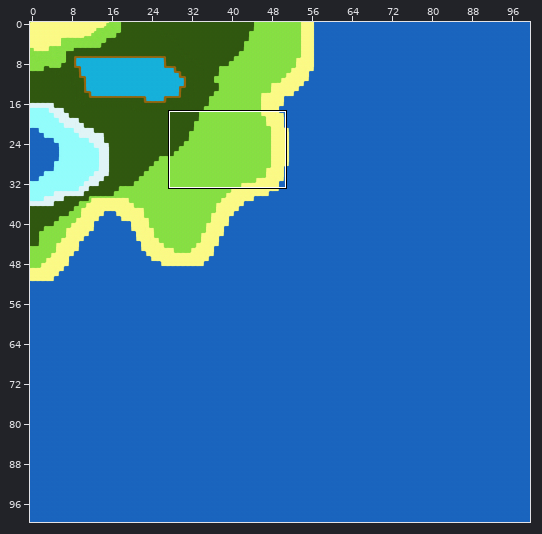
Tiled map: res/worlds/azureal_island.tmx. The picture above shows the old version from afar; the outline marks the close-up.
Close-up. As it was:
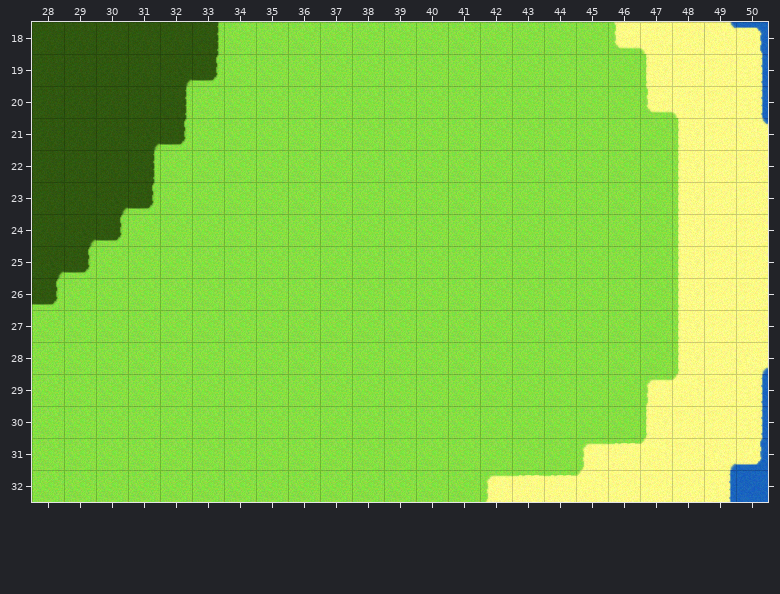
Cells are 32x32 px. Shown: x 28..50, y 18..32.
The result:
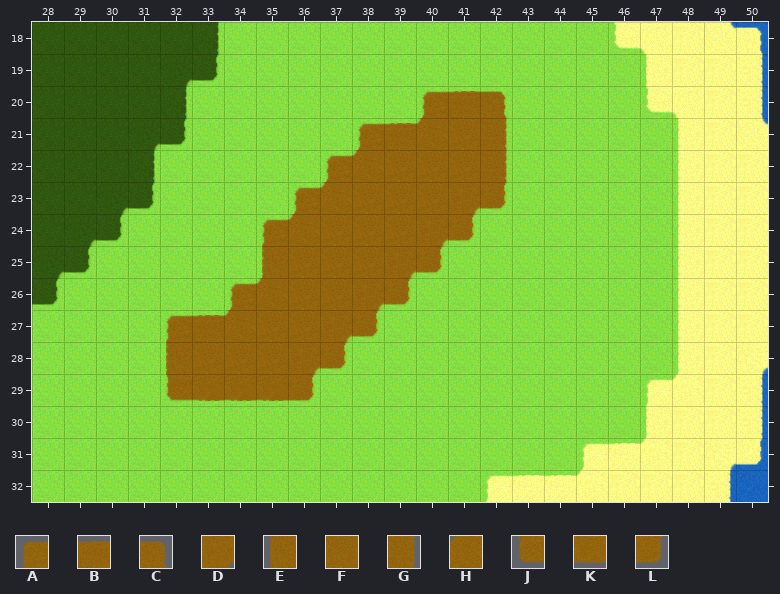
Key: from "myrinnia_tileset": A 5, B 6, C 7, D 8, E 25, F 26, G 27, H 29, J 45, K 46, L 47.
_ is an empty cell.
What changed:
Changed rows in their new state; . is an unchanged cell.
Layer "Layer 1":
first column x 32:
20 ........ABC
21 ......ABHFG
22 .....AHFFFG
23 ....AHFFFDL
24 ...AHFFFDL.
25 ...EFFFDL..
26 ..AHFFDL...
27 ABHFFDL....
28 EFFFDL.....
29 JKKKL......
Changed places in both close-ups, as pixel boxes (x1, y1, x2, y2):
added: (166, 91, 507, 401)
